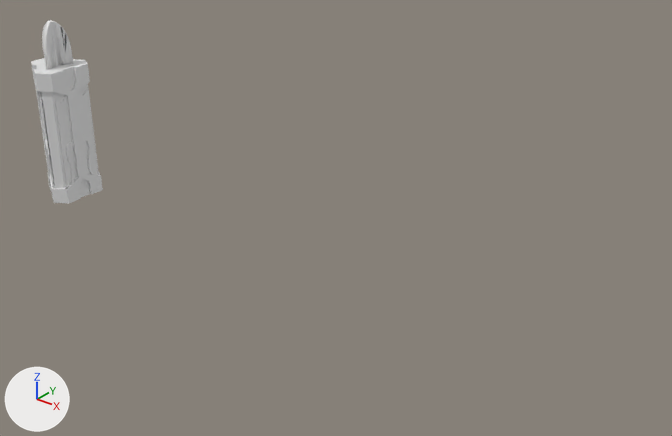
The glTF model public/laur-triangle-pillar-from-hs-blendfile.glb as it was, and as the next commit left it.
Camera for both pictures: a camera (50 mm lens) standing at (17.86, -12.12, 9.27) and looking at (7.71, 0.56, 1.4). Every picture has the same lights, and +X, +Y and +Z are marked at lower left. The older version comes first. Vertices at exactly the same position are counted once.

Names of what the first picture shows: 'TriangleFacade', 'TriangleFacadeInner', 'TrianglePillarTop', 'TriangleSubDecorCore'.
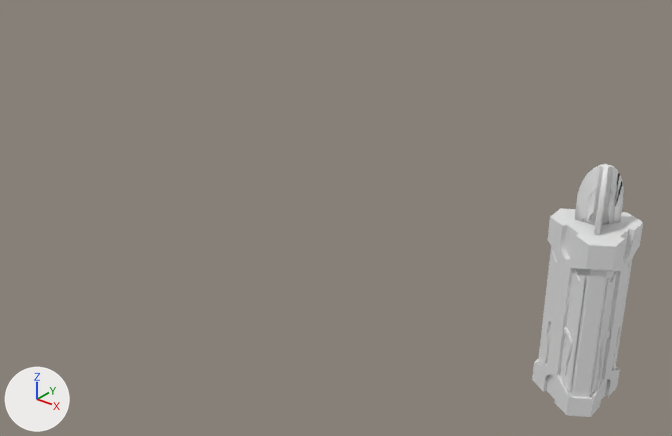
The change, as a list of edits to the scene's bpy script:
```text
Change me_cube_019:
    used by ob_trianglepillartop; location = (0.0, 0.0, 0.0)
    remove me_cube_019.from_pydata(...)  # 707 vertices, 1326 faces; spans x -0.648..0.42, y -0.617..0.611, z 3.148..4.18
    add me_cube_019.from_pydata(...)  # 707 vertices, 1326 faces; spans x -0.648..0.42, y -0.617..0.611, z 2.991..3.971
    me_cube_019 part 1: the whole mesh is scaled about the mesh origin by (1, 1, 0.95)
Change ob_trianglefacadeinner:
    ob_trianglefacadeinner.location: (0.0, 0.0, 0.0) -> (13.13, 0.0, 0.15)
Change ob_trianglepillartop:
    ob_trianglepillartop.location: (0.0, 0.0, 0.0) -> (13.13, 0.0, 0.15)
Change ob_trianglesubdecorcore:
    ob_trianglesubdecorcore.location: (0.0, 0.0, 0.0) -> (13.13, 0.0, 0.15)
Change ob_trianglefacade:
    ob_trianglefacade.location: (0.0, 0.0, 0.0) -> (13.13, 0.0, 0.15)
```

Pixel boxes (x1, y1, x2, y2) of what changed, in the pictures (672 x 436 px):
'TriangleFacade', moved: before (31, 58, 103, 204); after (532, 208, 643, 417)
'TrianglePillarTop', moved, rescaled (65% wider, 52% taller): before (35, 20, 85, 73); after (555, 164, 638, 245)
'TriangleSubDecorCore', moved: before (36, 66, 99, 189); after (538, 225, 629, 397)
'TriangleFacadeInner', moved: before (40, 90, 97, 198); after (539, 253, 633, 400)
